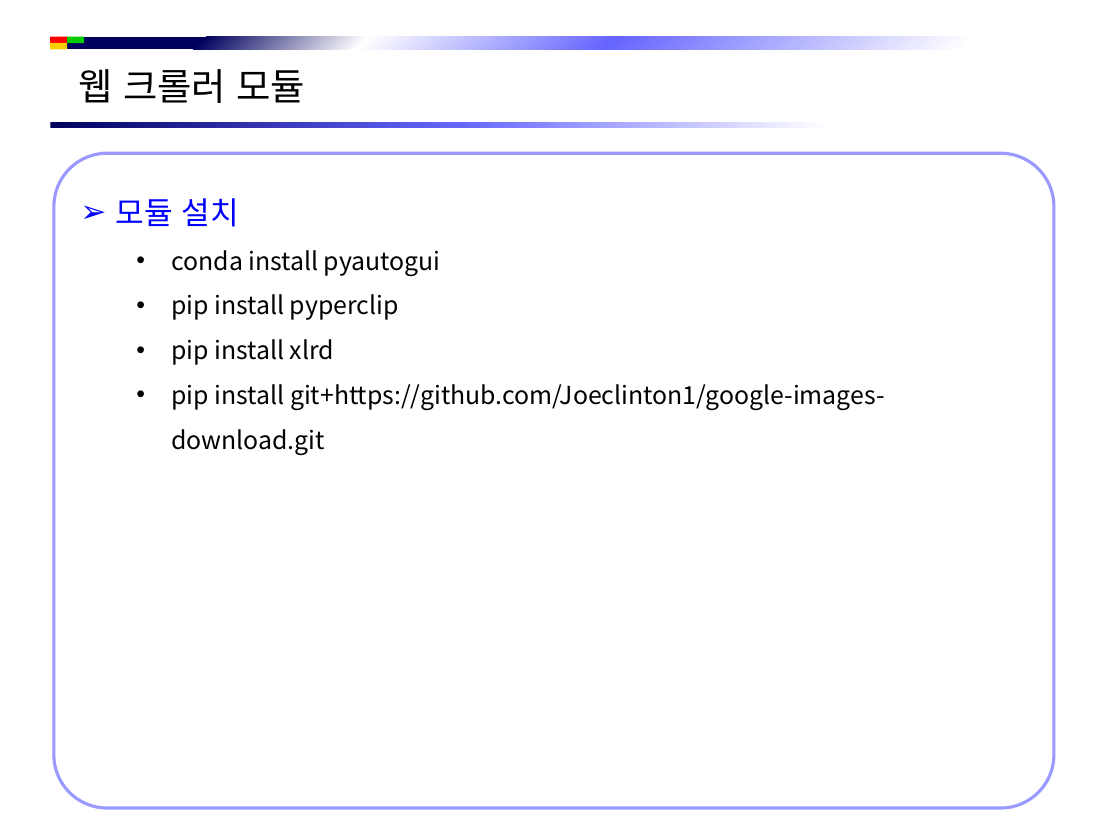
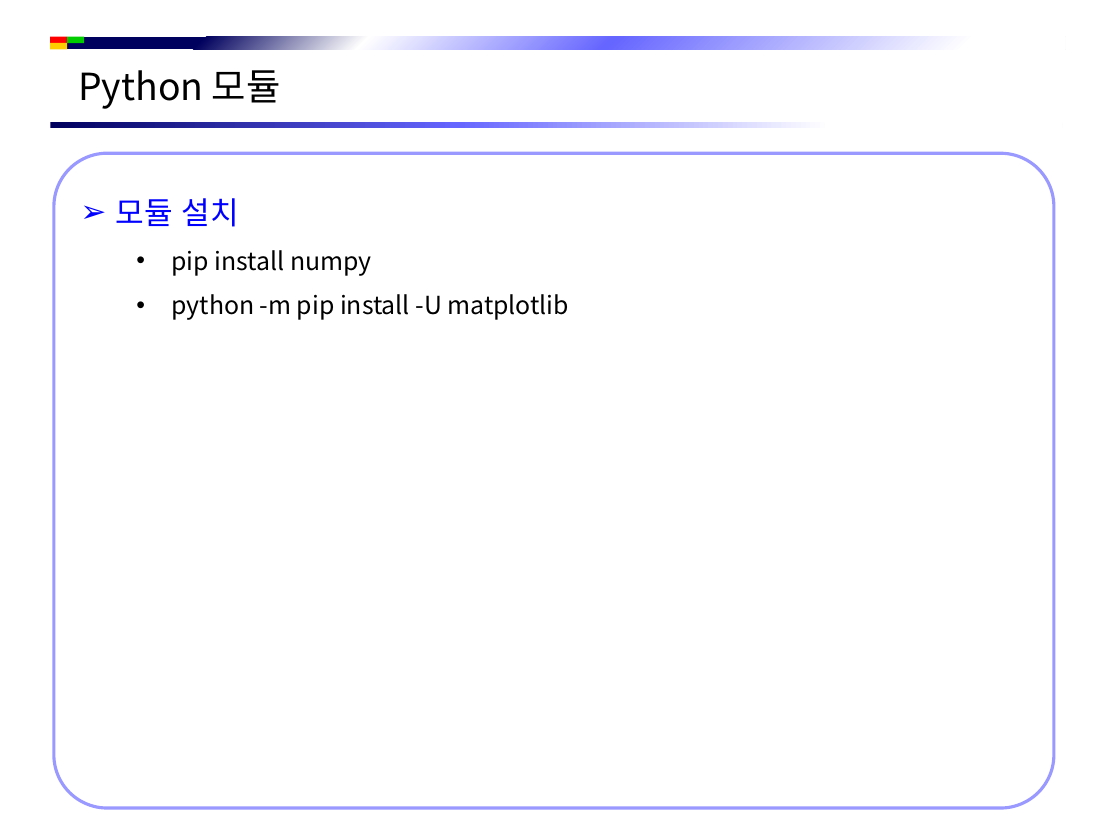
Before and after one commit to jsh-1235/Document, a slide deck: slide 4 of Python/Python 시작하기.pptx (slide 8 before the commit). Drawn at 1120x840 pixels with LibreOffice and Linux fonts; fonts in the diff are those of the drawing; background and template pictures are left out. Boxes give left, top, right and bottom in pixels: in the first picture for what was removed or moved away, otherwise in the second. Text is boxed around its words. In the diff, an @@ line names an element or a change of style, - is before the commit and + after.

```diff
--- a/Python/Python 시작하기.pptx
+++ b/Python/Python 시작하기.pptx
@@ text at [78, 70, 281, 109]: text changed @@
-웹 크롤러 모듈
+Python 모듈
@@ text in rounded rectangle at [171, 250, 569, 320]: text changed @@
-  • conda install pyautogui
-  • pip install pyperclip
-  • pip install xlrd
-  • pip install git+https://github.com/Joeclinton1/google-images-download.git
+  • pip install numpy
+  • python -m pip install -U matplotlib
```
Also in this commit, not shown: 4 other slides changed, 2 slides added, 3 slides removed, 13 other files.
